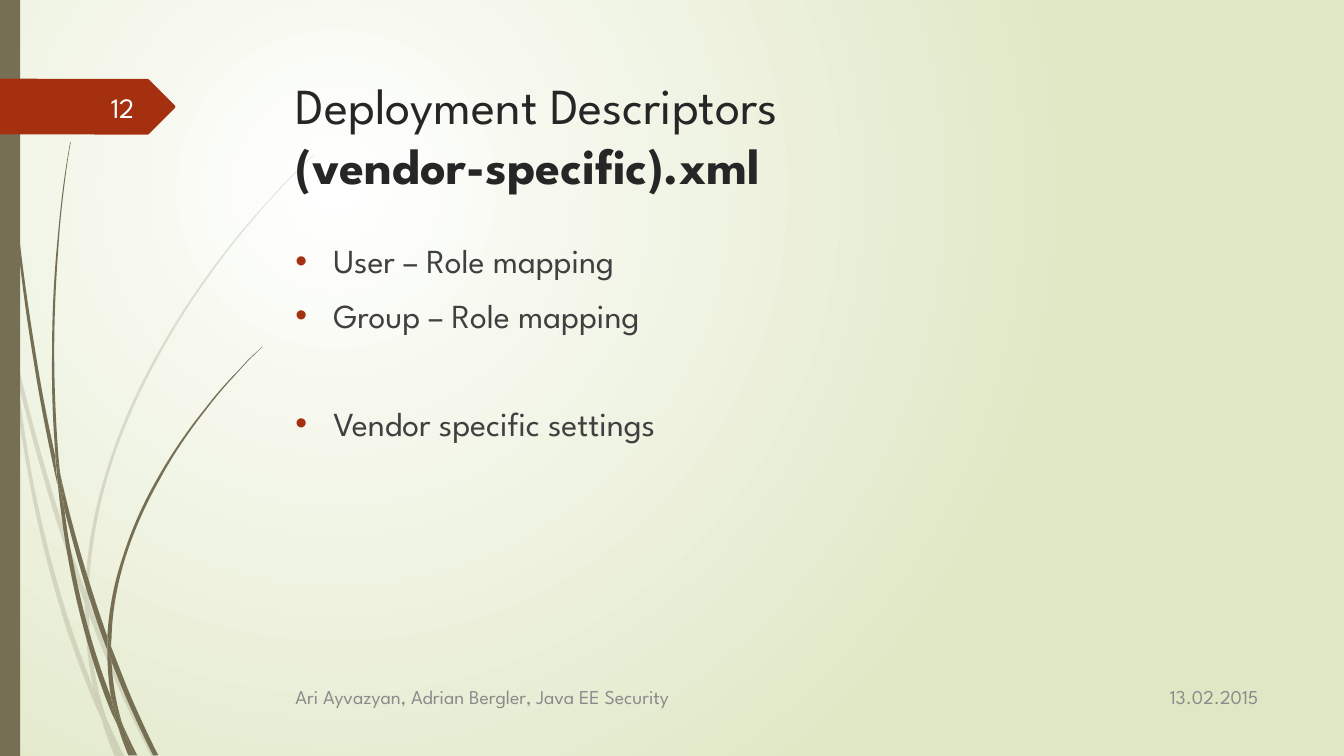
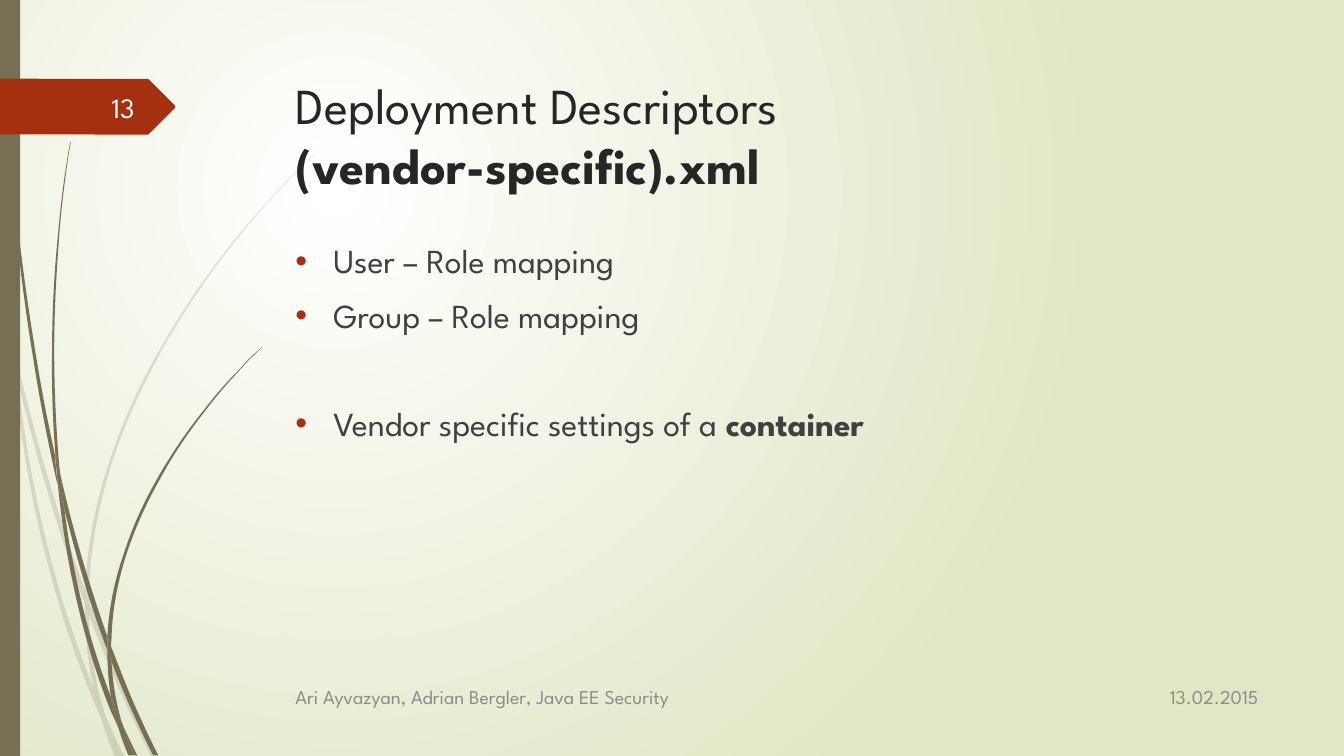
Before and after one commit to aayvazyan-tgm/JavaEESecurityExample, a slide deck: slide 13 of doc/Java EE - Security.pptx (slide 12 before the commit). Drawn at 1344x756 pixels with LibreOffice and Linux fonts; fonts in the diff are those of the drawing. Boxes give left, top, right and bottom in pixels: in the first picture for what was removed or moved away, otherwise in the second. Text is boxed around its words. In the diff, an @@ line names an element or a change of style, - is before the commit and + after.

Commit message:
added framework, container & more information

```diff
--- a/doc/Java EE - Security.pptx
+++ b/doc/Java EE - Security.pptx
@@ page number at [112, 99, 135, 119]: text changed @@
-12
+13
@@ text at [333, 412, 864, 444]: text changed @@
-• Vendor specific settings
+• Vendor specific settings of a container
```
Also in this commit, not shown: 4 other slides changed, 3 slides added.
